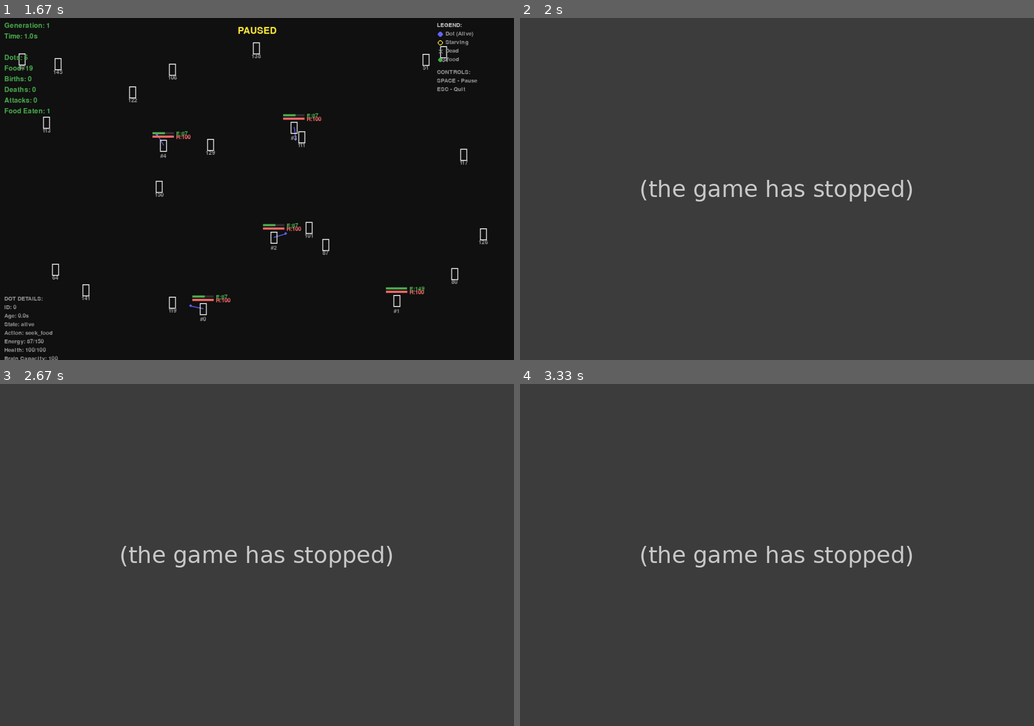
Above: before the commit, frames 1-4 (two rows, left to right).
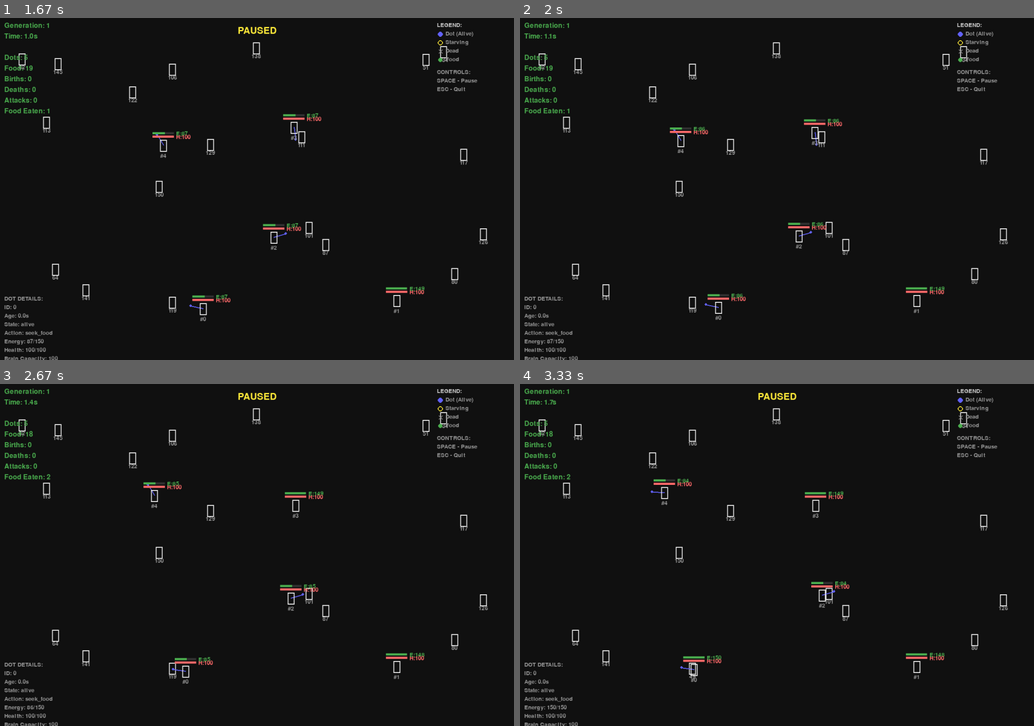
Above: after the commit, the same moments.

Repository: RTS-Technology-Solutions/dot-ai-2
Game: pygame game, started from main.py
Same seed, same stepped clock (60 frames per second), same inputs: the game is played once before the commit and once after it.
Inputs:
- Up to frame 1 (1.67 s): tap Space at 0.33, 0.73, 1.03, 1.23, 1.57 s
- Up to frame 2 (2 s): tap Space at 1.87 s
- Up to frame 3 (2.67 s): tap Space at 2.07, 2.37, 2.63 s
- Up to frame 4 (3.33 s): tap Space at 2.97, 3.27 s

Frame 1 is identical in both runs. In frame 2, 99% of the frame differs, in the area x 0-100%, y 0-100%; in frame 3, 99%; in frame 4, 99%.
Error before the commit: AttributeError: 'Food' object has no attribute 'energy' (metrics_logger.py line 212); the game stopped at 1.88 s (later frames are placeholders)

Commit message:
The fixes I made should resolve the issues:
Fixed session detection: Modified get_latest_session() to check file modification times inside session directories instead of directory modification times. This ensures the monitor always tracks the actively running simulation.

Fixed generation transition logging: Added self.last_colony_metric_time = 0.0 reset in log_generation_end() to match the simulation's time_elapsed reset. This ensures colony metrics continue being logged when generations change.

The new simulation (session 20260102_131252) should now properly log all metrics across multiple generations. When you run the monitor with python monitor.py, it will auto-detect this newest session and display real-time data that updates correctly as the simulation progresses through generations.

Diff:
--- a/core/metrics_logger.py
+++ b/core/metrics_logger.py
@@ -171,12 +171,6 @@
             simulation: DotSimulation instance
             force: Force logging even if interval not reached
         """
-        # Check if enough time has passed
-        if not force and simulation.time_elapsed - self.last_colony_metric_time < self.colony_metric_interval:
-            return
-
-        self.last_colony_metric_time = simulation.time_elapsed
-
         # Calculate metrics
         dots = simulation.dots
         food = simulation.food
@@ -185,6 +179,14 @@
         population = len(dots)
         if population == 0:
             return  # No dots to measure
+
+        # Check if enough time has passed
+        # Handle generation resets where time_elapsed goes back to 0
+        time_since_last = simulation.time_elapsed - self.last_colony_metric_time
+        if not force and time_since_last < self.colony_metric_interval and time_since_last >= 0:
+            return
+
+        self.last_colony_metric_time = simulation.time_elapsed
 
         # DNA statistics
         total_dna = sum(d.dna.get_total_points() for d in dots)
@@ -209,7 +211,7 @@
 
         # Food availability
         food_count = len(food)
-        total_food_energy = sum(f.energy for f in food)
+        total_food_energy = sum(f.energy_value for f in food)
 
         metrics = {
             'session_time': self.get_session_time(),
@@ -373,6 +375,10 @@
         })
         self.generation_summary_file.flush()
 
+        # Reset colony metrics timer for new generation
+        # (since simulation time_elapsed will reset to 0)
+        self.last_colony_metric_time = 0.0
+
         # Also log as event
         self.log_event('GENERATION_END', summary, summary.get('survival_time', 0))
 
--- a/monitor.py
+++ b/monitor.py
@@ -112,7 +112,7 @@
         # Create figure with dark background
         plt.style.use('dark_background')
         self.fig = plt.figure(figsize=(16, 10))
-        self.fig.suptitle('🧬 DOT AI - COLONY EVOLUTION MONITOR', fontsize=16, fontweight='bold')
+        self.fig.suptitle('DOT AI - COLONY EVOLUTION MONITOR', fontsize=16, fontweight='bold')
 
         # Create grid layout (3 rows, 3 columns)
         gs = gridspec.GridSpec(3, 3, figure=self.fig, hspace=0.3, wspace=0.3)
@@ -135,37 +135,37 @@
     def _configure_axes(self):
         """Configure axis labels and styling"""
         # Population chart
-        self.ax_population.set_title('🌍 Colony Population Over Time', fontweight='bold')
+        self.ax_population.set_title('Colony Population Over Time', fontweight='bold')
         self.ax_population.set_xlabel('Simulation Time (seconds)')
         self.ax_population.set_ylabel('Population')
         self.ax_population.grid(True, alpha=0.3)
 
         # DNA chart
-        self.ax_dna.set_title('🧬 DNA Points', fontweight='bold')
+        self.ax_dna.set_title('DNA Points', fontweight='bold')
         self.ax_dna.set_xlabel('Time (s)')
         self.ax_dna.set_ylabel('Avg DNA')
         self.ax_dna.grid(True, alpha=0.3)
 
         # Energy chart
-        self.ax_energy.set_title('⚡ Colony Energy Over Time', fontweight='bold')
+        self.ax_energy.set_title('Colony Energy Over Time', fontweight='bold')
         self.ax_energy.set_xlabel('Simulation Time (seconds)')
         self.ax_energy.set_ylabel('Energy')
         self.ax_energy.grid(True, alpha=0.3)
 
         # Food chart
-        self.ax_food.set_title('🍎 Food Count', fontweight='bold')
+        self.ax_food.set_title('Food Count', fontweight='bold')
         self.ax_food.set_xlabel('Time (s)')
         self.ax_food.set_ylabel('Food Items')
         self.ax_food.grid(True, alpha=0.3)
 
         # Generations chart
-        self.ax_generations.set_title('📊 Generation Survival Times', fontweight='bold')
+        self.ax_generations.set_title('Generation Survival Times', fontweight='bold')
         self.ax_generations.set_xlabel('Generation Number')
         self.ax_generations.set_ylabel('Survival Time (seconds)')
         self.ax_generations.grid(True, alpha=0.3)
 
         # Reproduction chart
-        self.ax_reproduction.set_title('💕 Reproduction Types', fontweight='bold')
+        self.ax_reproduction.set_title('Reproduction Types', fontweight='bold')
 
     def read_new_data(self):
         """Read new data from log files (tail behavior)"""
@@ -286,7 +286,7 @@
             sim_time = latest.get('simulation_time', 0)
 
             self.fig.suptitle(
-                f'🧬 DOT AI - COLONY EVOLUTION MONITOR | Gen {gen} | Time: {sim_time:.1f}s',
+                f'DOT AI - COLONY EVOLUTION MONITOR | Gen {gen} | Time: {sim_time:.1f}s',
                 fontsize=16, fontweight='bold'
             )
 
@@ -345,7 +345,7 @@
 
 
 def get_latest_session(log_dir="logs"):
-    """Get the most recent logging session"""
+    """Get the most recent logging session based on file activity"""
     log_path = Path(log_dir)
 
     if not log_path.exists():
@@ -356,8 +356,15 @@
     if not sessions:
         return None
 
-    # Sort by modification time (most recent first)
-    latest = max(sessions, key=lambda x: x.stat().st_mtime)
+    # Get the most recently modified file in each session directory
+    def get_latest_file_time(session_dir):
+        files = list(session_dir.glob('*'))
+        if not files:
+            return session_dir.stat().st_mtime
+        return max(f.stat().st_mtime for f in files)
+
+    # Sort by most recent file activity (not directory modification time)
+    latest = max(sessions, key=get_latest_file_time)
     return latest
 
 
Not shown, changed: README.md
